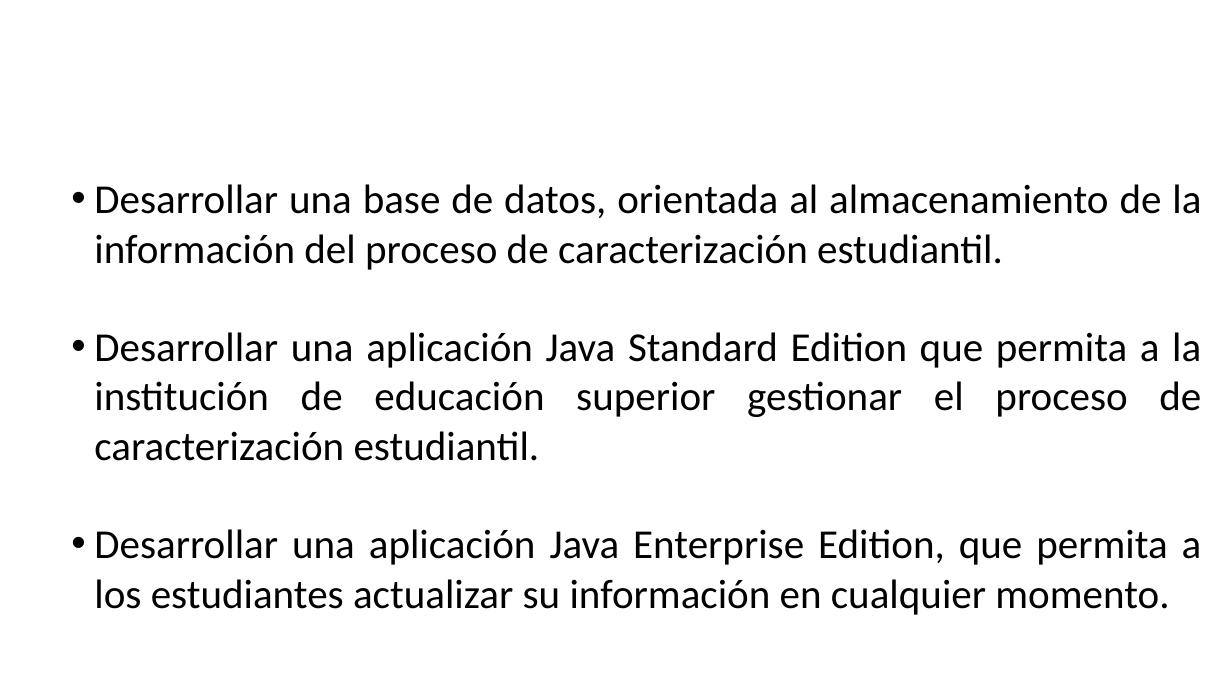
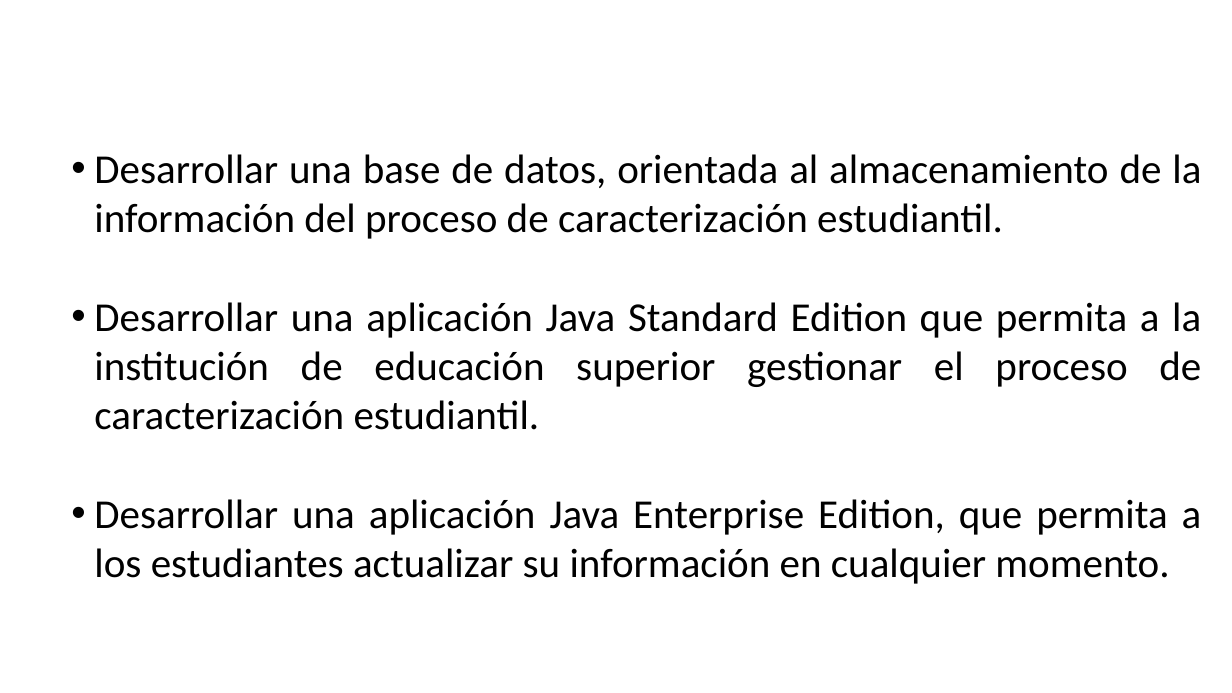
Before and after one commit to BrayanNovoa/uniminuto, a slide deck: slide 8 of expo/expo.pptx. Drawn at 1232x693 pixels with LibreOffice and Linux fonts; fonts in the diff are those of the drawing; background and template pictures are left out. Boxes give left, top, right and bottom in pixels: in the first picture for what was removed or moved away, otherwise in the second. Text is boxed around its words. In the diff, an @@ line names an element or a change of style, - is before the commit and + after.

```diff
--- a/expo/expo.pptx
+++ b/expo/expo.pptx
@@ text "Desarrollar una base de datos, ...": place and size @@
-text "Desarrollar una base de datos, ..." at <box>94,184,1202,615</box>
+text "Desarrollar una base de datos, ..." at <box>94,154,1202,584</box>
```
Also in this commit, not shown: 7 other slides changed, 5 other files.
